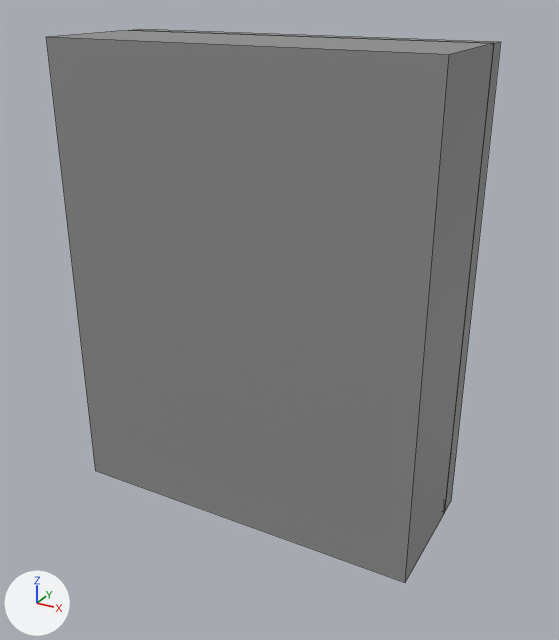
Renders of the FBX model Gremlins/Assets/Meshes/TutorialLevel.fbx from each side of a commit.
Both versions are drawn from a 50 mm lens placed at (7.62, -14.03, 11.0), pointed at (0.34, -0.8, 4.39). Arrows for +X, +Y and +Z are at lower left; the lights stay in place. Mesh edges are drawn as thin lines. Where no turn or scale is listed for an object, it has been applied to the vertices.

Names of what the first picture shows: 'Back', 'FrontCover'.
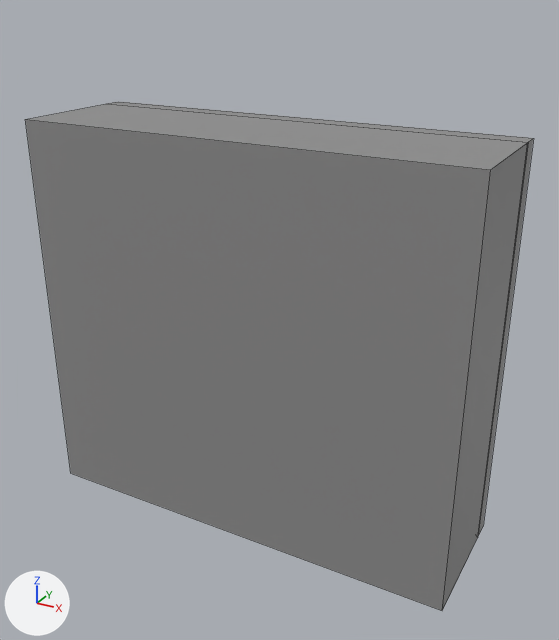
What the commit changed:
me_mesh_024 has 8 vertices, 6 faces and spans x -4.01..4.01, y -0.22..0.22, z -4.98..4.98.
me_mesh_024 is used by ob_frontcover; location (0.0, 0.46, 5.02).
me_mesh_024 part 1: the whole mesh is scaled about its middle by (1.2, 1, 0.876), then moved by (-0.03, -2.71, -1.02).
me_mesh is used by ob_back; location (0.0, -1.0, 5.0).
me_mesh had 22 vertices, 21 faces and spanned x -4.0..4.0, y -1.25..1.25, z -5.0..5.0.
me_mesh now has 16 vertices, 14 faces and spans x -4.84..4.79, y -1.25..1.25, z -5.36..3.36.
me_mesh part 2: the whole mesh is rebuilt.
Object 'FrontCover' (ob_frontcover) moves from (0.0, 0.46, 5.02) to (0.0, 3.18, 5.02).

Boxes [x1, y1, x2, y2] around the edits, measured in the pictures (559 x 640 px):
'Back', reshaped (12% wider, 8% shorter): before [46, 30, 493, 583]; after [25, 104, 528, 611]
'FrontCover', mesh rescaled, moved (16% wider, 10% shorter): before [134, 29, 500, 511]; after [108, 102, 533, 536]
